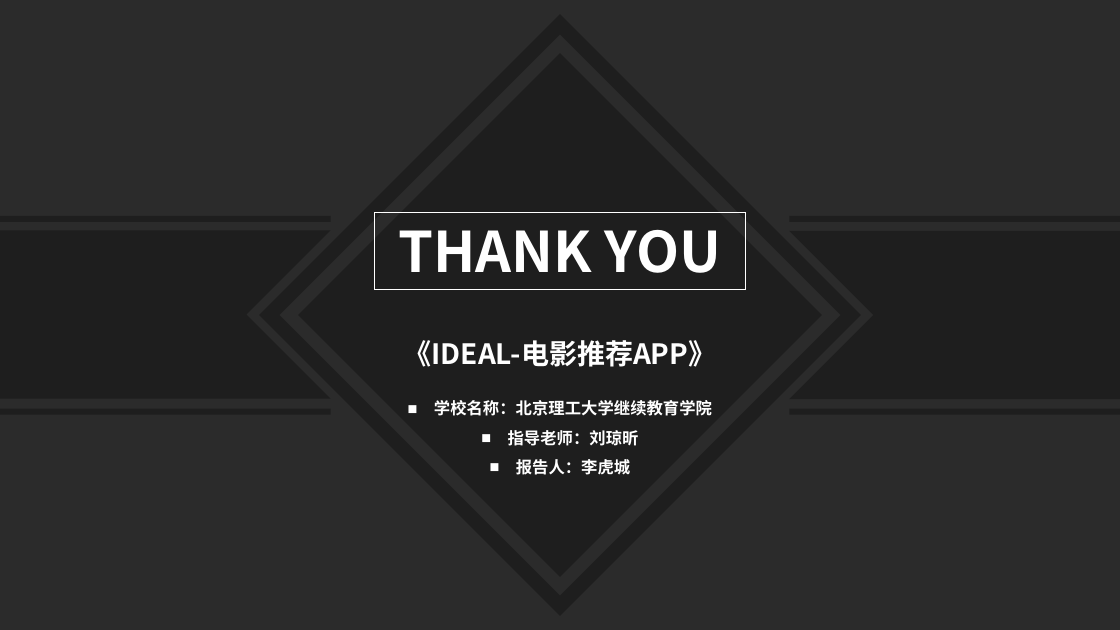
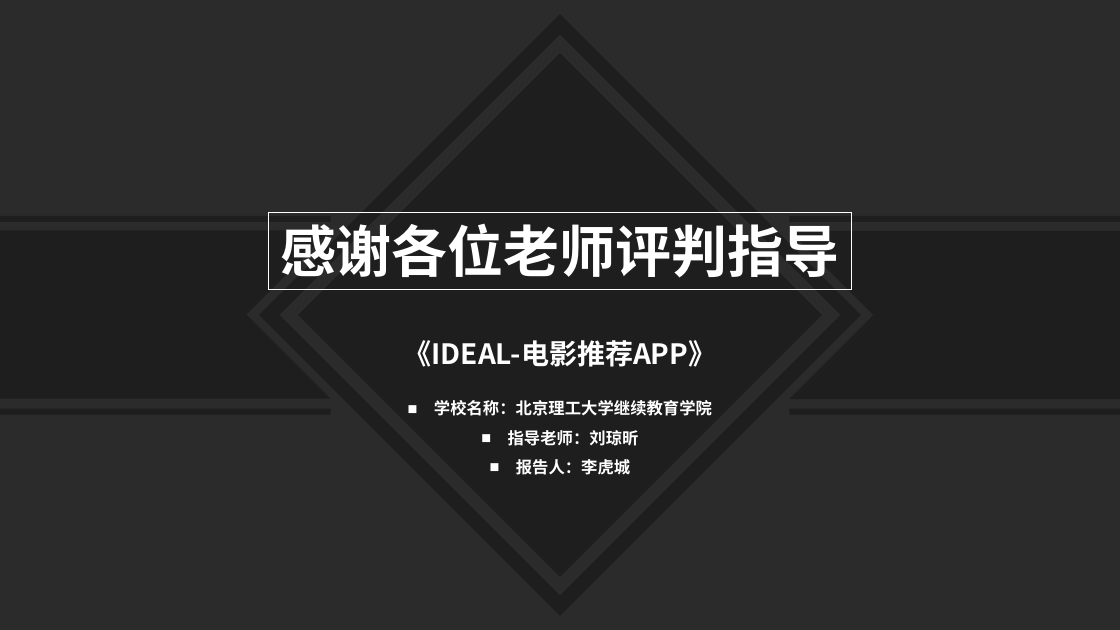
Before and after one commit to lhch102/doc, a slide deck: slide 38 of 夜本毕设资料/夜大本科论文/李虎城-IDEAL-答辩PPT.pptx (slide 28 before the commit). Drawn at 1120x630 pixels with LibreOffice and Linux fonts; fonts in the diff are those of the drawing; background and template pictures are left out; a plain dark background stands for a picture behind light text. Boxes give left, top, right and bottom in pixels: in the first picture for what was removed or moved away, otherwise in the second. Text is boxed around its words. In the diff, an @@ line names an element or a change of style, - is before the commit and + after.

```diff
--- a/夜本毕设资料/夜大本科论文/李虎城-IDEAL-答辩PPT.pptx
+++ b/夜本毕设资料/夜大本科论文/李虎城-IDEAL-答辩PPT.pptx
@@ rectangle "感谢各位老师评判指导": place and size @@
-rectangle "感谢各位老师评判指导" at [375, 213, 745, 289]
+rectangle "感谢各位老师评判指导" at [269, 213, 851, 289]
@@ text in rectangle at [280, 224, 840, 278]: text changed @@
-THANK YOU
+感谢各位老师评判指导
```
Also in this commit, not shown: 12 other slides changed, 10 slides added, 3 other files.
